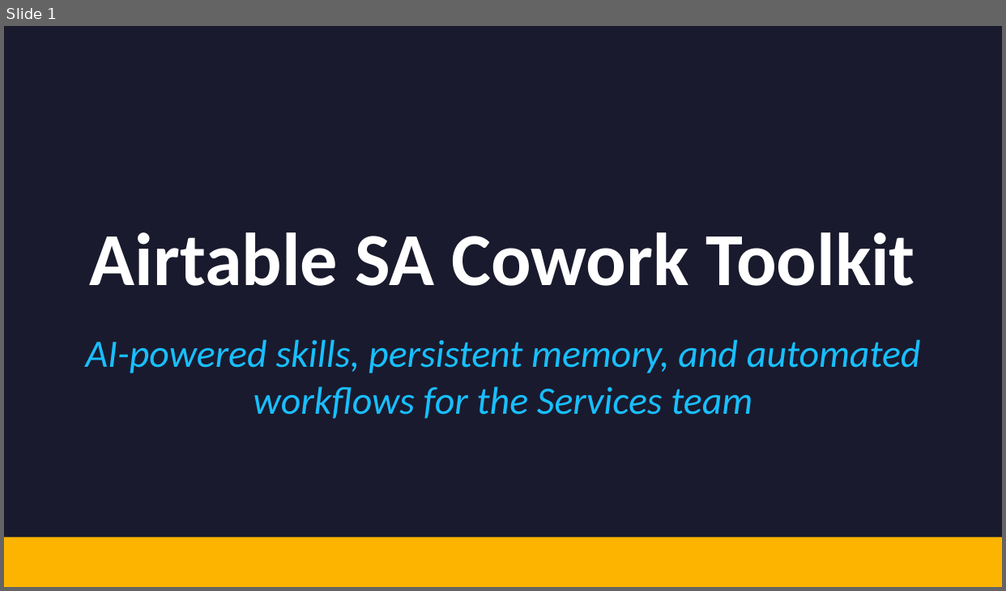
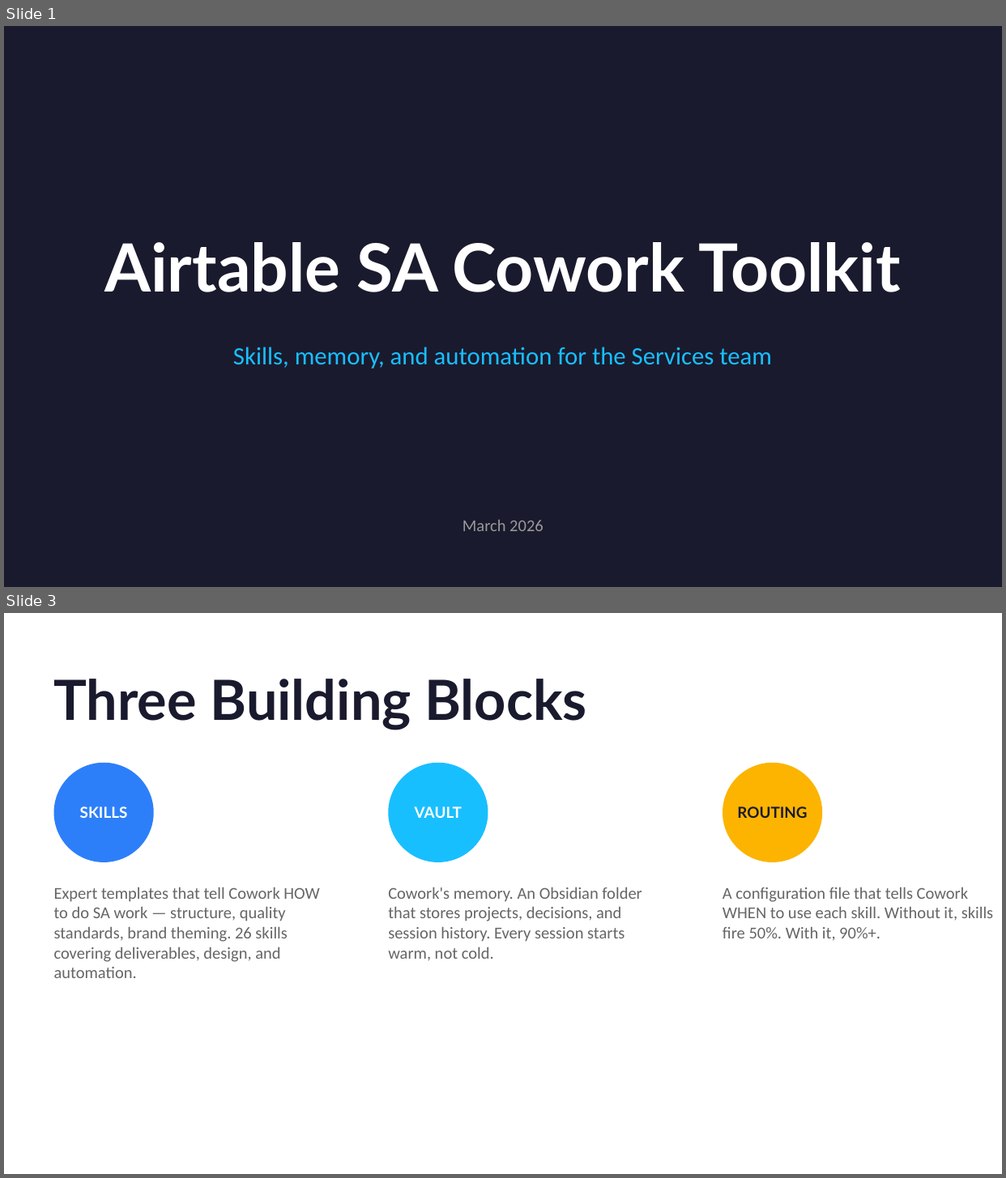
Before and after one commit to dsteven12/airtable-sa-skills, a slide deck: docs/SA-Cowork-Toolkit-Overview.pptx. Shown one above the other, each under a label of ours: slide 1 before the commit, slides 1 and 3 after it; the slides between them are not shown. The pictures are 1006x591 and 1006x1178 pixels, drawn with LibreOffice and Linux fonts; fonts in the diff are those of the drawing. Boxes give left, top, right and bottom in pixels: in the first picture for what was removed or moved away, otherwise in the second. Text is boxed around its words. In the diff, an @@ line names an element or a change of style, - is before the commit and + after.

Commit message:
Initial commit: 26 Cowork skills, vault scaffold, CLAUDE.md template, onboarding docs, overview deck

```diff
--- a/docs/SA-Cowork-Toolkit-Overview.pptx
+++ b/docs/SA-Cowork-Toolkit-Overview.pptx
@@ slide 3 added at (x1=4, y1=613, x2=1002, y2=1174), background #FFFFFF @@
@@ text added at (x1=54, y1=679, x2=586, y2=730), 40 pt, text #1A1A2E, bold @@
+Three Building Blocks
@@ ellipse added at (x1=54, y1=763, x2=154, y2=862), fill #2D7FF9 @@
@@ ellipse added at (x1=388, y1=763, x2=488, y2=862), fill #18BFFF @@
@@ ellipse added at (x1=722, y1=763, x2=822, y2=862), fill #FCB400 @@
@@ text added at (x1=80, y1=807, x2=128, y2=818), 11 pt, text #FFFFFF, bold @@
+SKILLS
@@ text added at (x1=415, y1=807, x2=462, y2=818), 11 pt, text #FFFFFF, bold @@
+VAULT
@@ text added at (x1=737, y1=807, x2=807, y2=818), 11 pt, text #1A1A2E, bold @@
+ROUTING
@@ text added at (x1=54, y1=888, x2=319, y2=978), 12 pt, text #666666 @@
+Expert templates that tell Cowork HOW to do SA work — structure, quality standards, brand theming. 26 skills covering deliverables, design, and automation.
@@ text added at (x1=388, y1=888, x2=641, y2=960), 12 pt, text #666666 @@
+Cowork's memory. An Obsidian folder that stores projects, decisions, and session history. Every session starts warm, not cold.
@@ text added at (x1=722, y1=888, x2=993, y2=941), 12 pt, text #666666 @@
+A configuration file that tells Cowork WHEN to use each skill. Without it, skills fire 50%. With it, 90%+.
@@ slide 1 changed as well @@
@@ text "Airtable SA Cowork Toolkit" at (x1=104, y1=242, x2=901, y2=292): size 54 to 48 pt, font Calibri to Lato @@
@@ text at (x1=233, y1=347, x2=772, y2=369): text changed; size 28 to 18 pt; italic off @@
-AI-powered skills, persistent memory, and automated workflows for the Services team
+Skills, memory, and automation for the Services team
@@ text added at (x1=462, y1=520, x2=543, y2=531), 12 pt, text #999999 @@
+March 2026
@@ rectangle removed at (x1=4, y1=537, x2=1002, y2=587) @@
```
Also in this commit, not shown: 10 other slides added, 11 slides removed.
